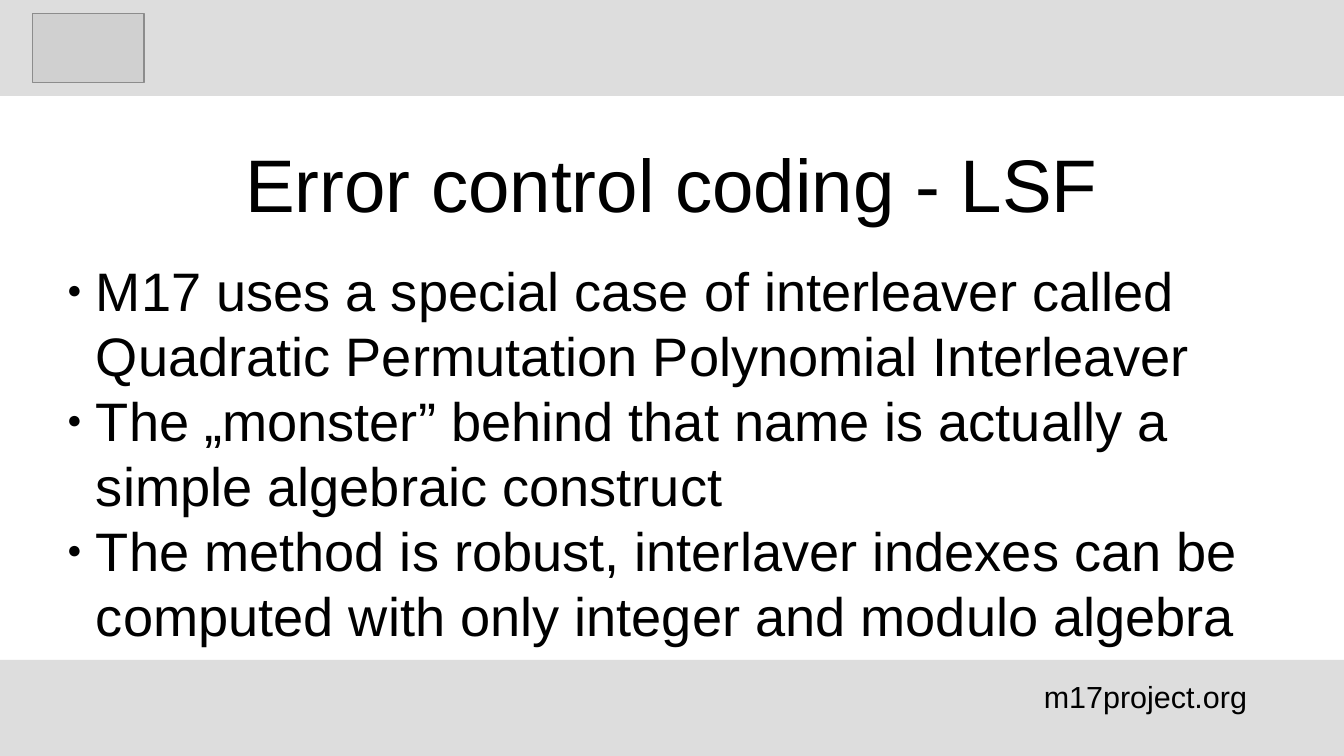
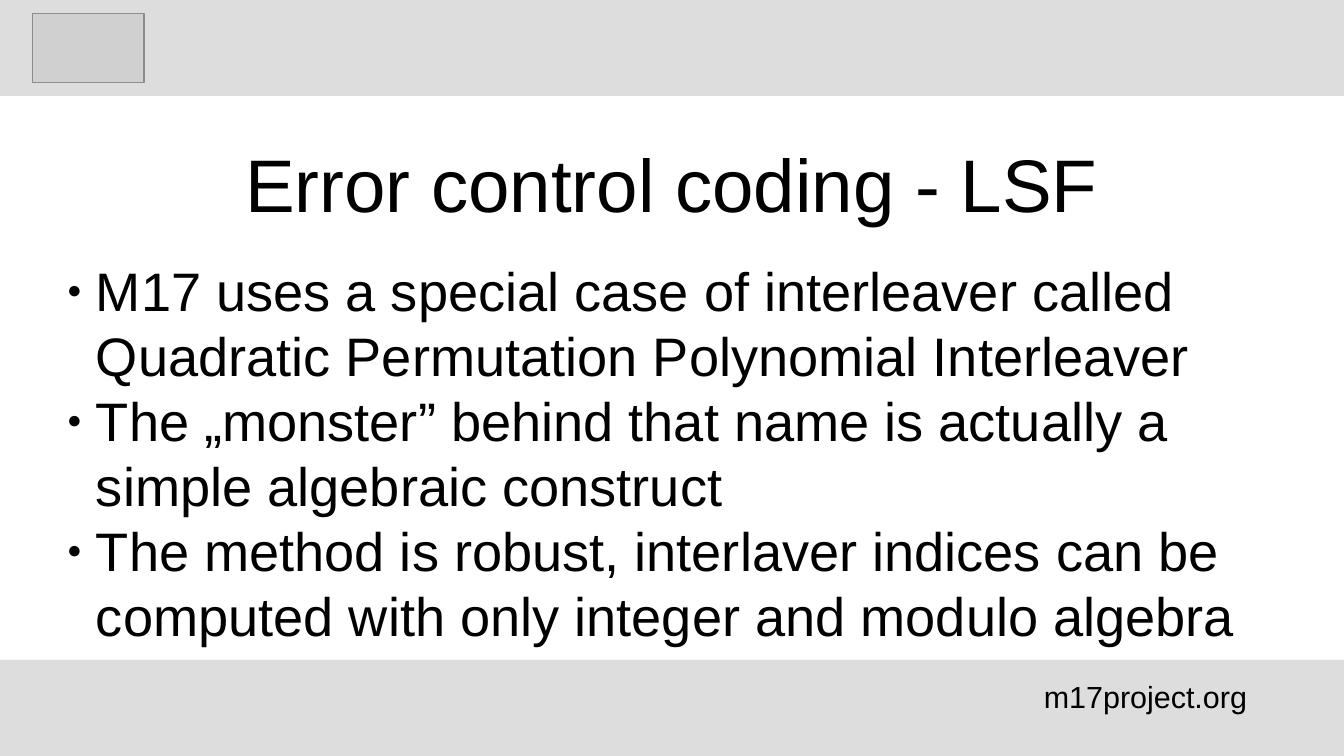
Before and after one commit to M17-Project/M17_education, a slide deck: slide 11 of English/M17_error control_schemes_en.odp. Drawn at 1344x756 pixels with LibreOffice and Linux fonts; fonts in the diff are those of the drawing; grey boxes stand for pictures. Boxes give left, top, right and bottom in pixels: in the first picture for what was removed or moved away, otherwise in the second. Text is boxed around its words. In the diff, an @@ line names an element or a change of style, - is before the commit and + after.

```diff
--- a/English/M17_error control_schemes_en.odp
+++ b/English/M17_error control_schemes_en.odp
@@ subtitle at <box>96,531,1234,646</box>: text changed @@
-● The method is robust, interlaver indexes can be computed with only integer and modulo algebra
+● The method is robust, interlaver indices can be computed with only integer and modulo algebra
```
Also in this commit, not shown: 1 other file.
